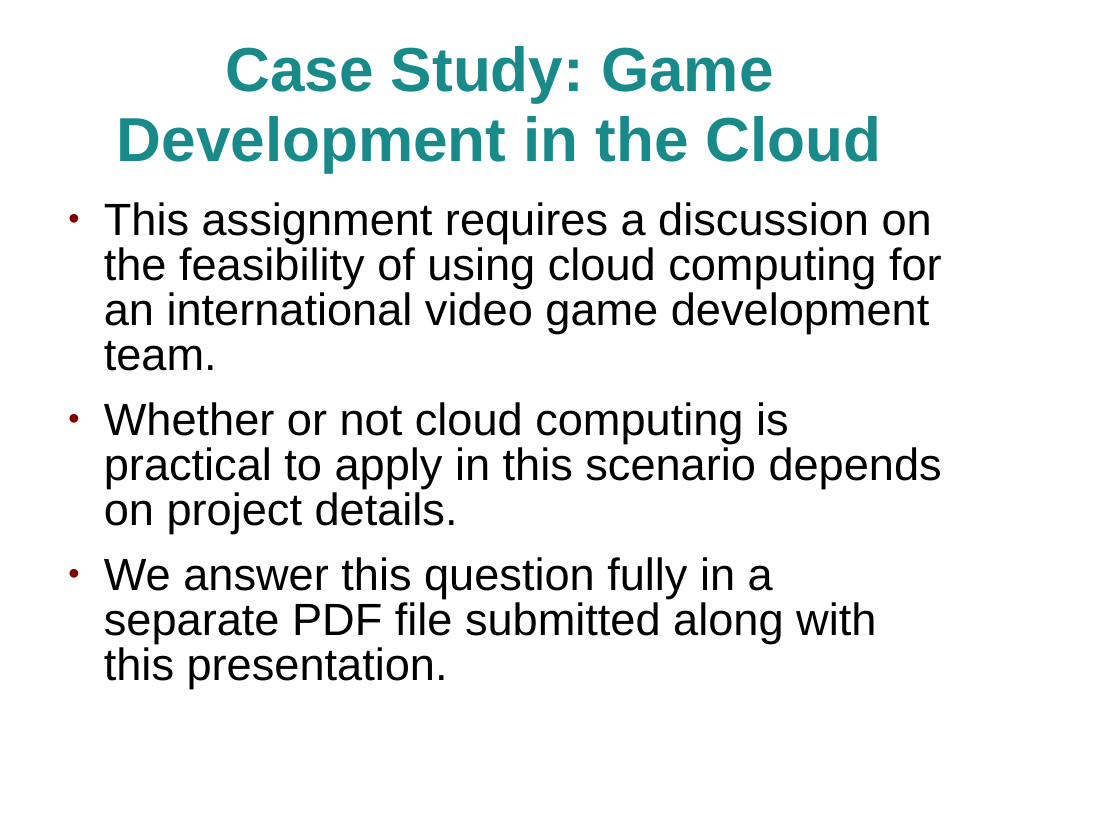
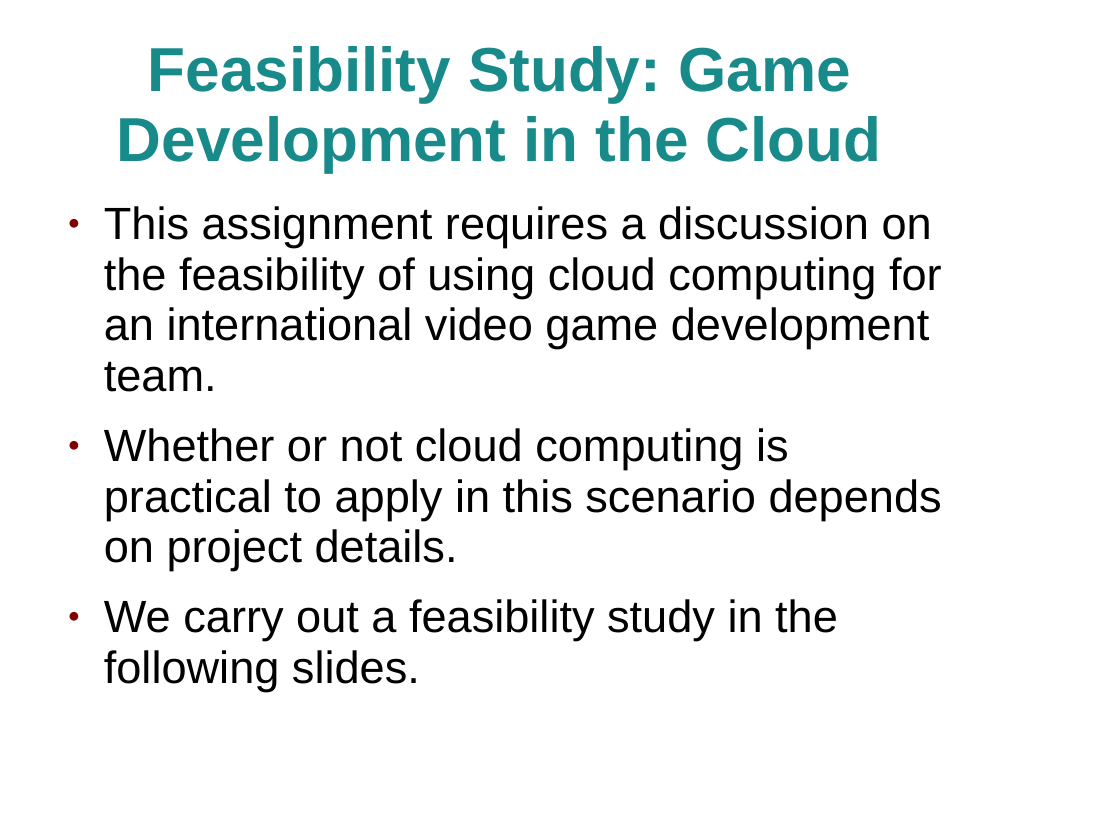
Before and after one commit to jhancock1975/cloud, a slide deck: slide 18 of assignment-1/assignment-1.ppt (slide 17 before the commit). Drawn at 1120x840 pixels with LibreOffice and Linux fonts; fonts in the diff are those of the drawing; background and template pictures are left out. Boxes give left, top, right and bottom in pixels: in the first picture for what was removed or moved away, otherwise in the second. Text is boxed around its words. In the diff, an @@ line names an element or a change of style, - is before the commit and + after.

```diff
--- a/assignment-1/assignment-1.ppt
+++ b/assignment-1/assignment-1.ppt
@@ title at [117, 46, 882, 172]: text changed @@
-Case Study: Game Development in the Cloud
+Feasibility Study: Game Development in the Cloud
@@ text at [104, 206, 942, 571]: line spacing 0.83 to 0.93 @@
@@ text at [104, 599, 838, 691]: text changed @@
-● We answer this question fully in a separate PDF file submitted along with this presentation.
+● We carry out a feasibility study in the following slides.
```
Also in this commit, not shown: 1 other slide changed, 16 slides added, 1 slide removed, 4 other files.
